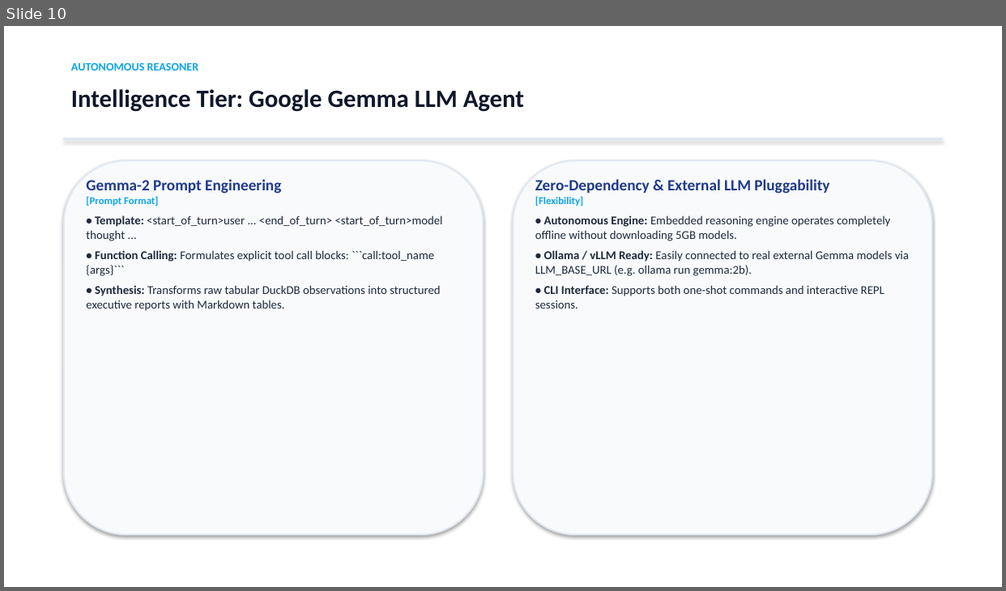
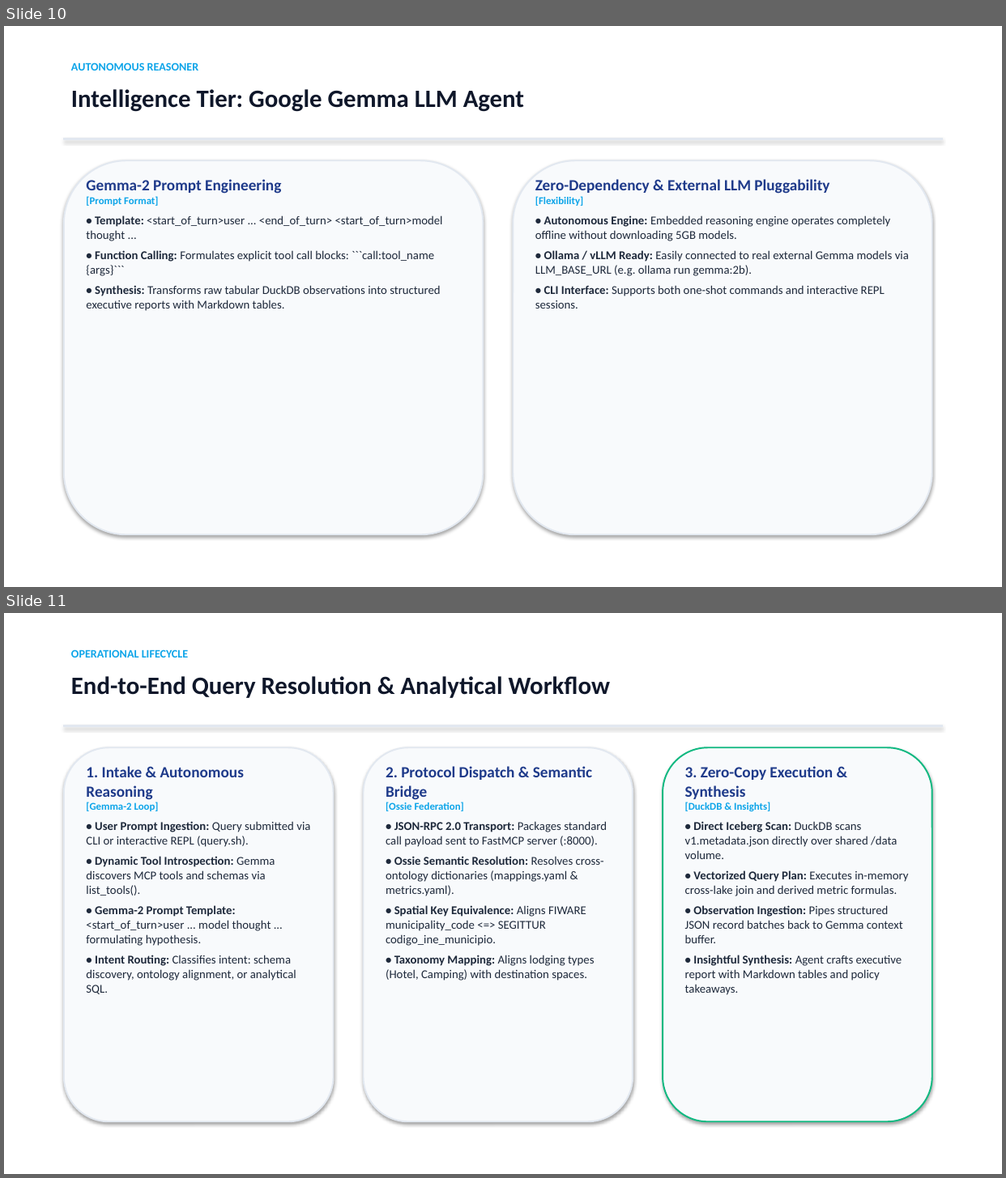
Before and after one commit to EunomiaUPM/DeploytourOnto, a slide deck: DEPLOYTOUR_PoC_Architecture_and_Testing.pptx. Shown one above the other, each under a label of ours: slide 10 before the commit, slides 10 and 11 after it. The pictures are 1006x591 and 1006x1178 pixels, drawn with LibreOffice and Linux fonts; fonts in the diff are those of the drawing. Boxes give left, top, right and bottom in pixels: in the first picture for what was removed or moved away, otherwise in the second. Text is boxed around its words. In the diff, an @@ line names an element or a change of style, - is before the commit and + after.

Commit message:
docs: upgrade presentation to 15 slides with query resolution workflow (Slide 11)

```diff
--- a/DEPLOYTOUR_PoC_Architecture_and_Testing.pptx
+++ b/DEPLOYTOUR_PoC_Architecture_and_Testing.pptx
@@ slide 11 added at [4, 613, 1002, 1174], background #FFFFFF @@
@@ text added at [71, 649, 189, 658], 11 pt, text #0EA5E9, bold @@
+OPERATIONAL LIFECYCLE
@@ text added at [71, 676, 610, 698], 24 pt, text #0F172A, bold @@
+End-to-End Query Resolution & Analytical Workflow
@@ rectangle added at [64, 726, 942, 726], fill #E2E8F0, outline #E2E8F0 0.75 pt @@
@@ rounded rectangle added at [64, 747, 334, 1122], fill #F8FAFC, outline #E2E8F0 1.5 pt @@
@@ rounded rectangle added at [364, 747, 633, 1122], fill #F8FAFC, outline #E2E8F0 1.5 pt @@
@@ rounded rectangle added at [663, 747, 932, 1122], fill #F8FAFC, outline #10B981 1.5 pt @@
@@ text added at [86, 766, 310, 995], 11.5 pt, text #1E293B @@
+1. Intake & Autonomous Reasoning
+[Gemma-2 Loop]
+• User Prompt Ingestion: Query submitted via CLI or interactive REPL (query.sh).
+• Dynamic Tool Introspection: Gemma discovers MCP tools and schemas via list_tools().
+• Gemma-2 Prompt Template: <start_of_turn>user ... model thought ... formulating hypothesis.
+• Intent Routing: Classifies intent: schema discovery, ontology alignment, or analytical SQL.
@@ text added at [386, 766, 607, 981], 11.5 pt, text #1E293B @@
+2. Protocol Dispatch & Semantic Bridge
+[Ossie Federation]
+• JSON-RPC 2.0 Transport: Packages standard call payload sent to FastMCP server (:8000).
+• Ossie Semantic Resolution: Resolves cross-ontology dictionaries (mappings.yaml & metrics.yaml).
+• Spatial Key Equivalence: Aligns FIWARE municipality_code <=> SEGITTUR codigo_ine_municipio.
+• Taxonomy Mapping: Aligns lodging types (Hotel, Camping) with destination spaces.
@@ text added at [685, 766, 903, 995], 11.5 pt, text #1E293B @@
+3. Zero-Copy Execution & Synthesis
+[DuckDB & Insights]
+• Direct Iceberg Scan: DuckDB scans v1.metadata.json directly over shared /data volume.
+• Vectorized Query Plan: Executes in-memory cross-lake join and derived metric formulas.
+• Observation Ingestion: Pipes structured JSON record batches back to Gemma context buffer.
+• Insightful Synthesis: Agent crafts executive report with Markdown tables and policy takeaways.
```
Also in this commit, not shown: 1 slide changed, 2 other files.
